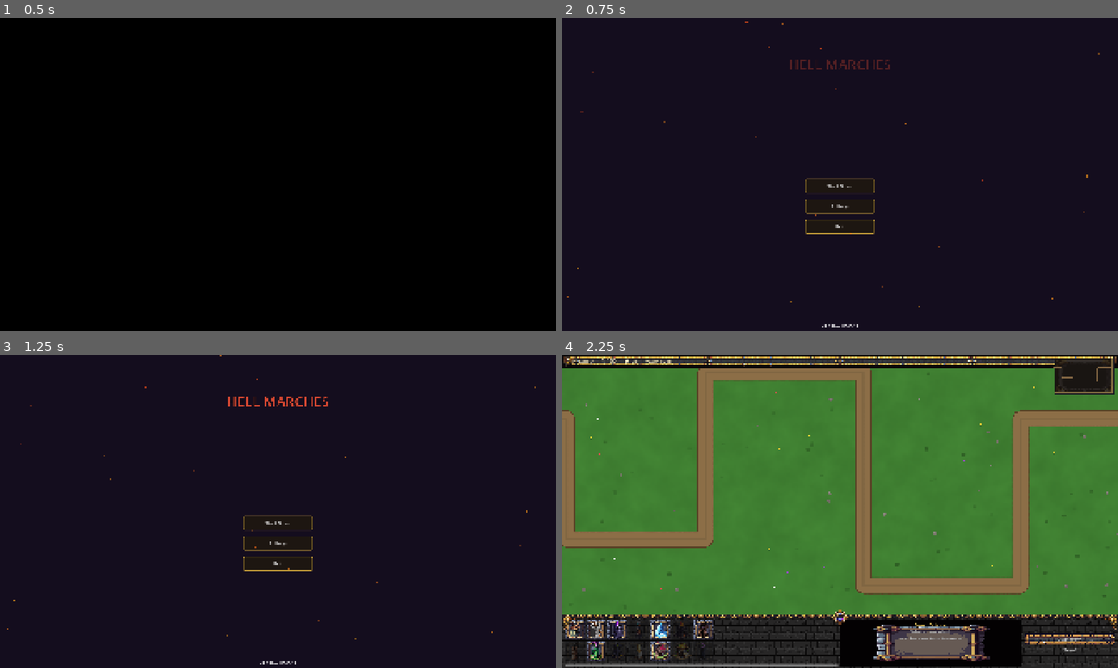
Above: before the commit, frames 1-4 (two rows, left to right).
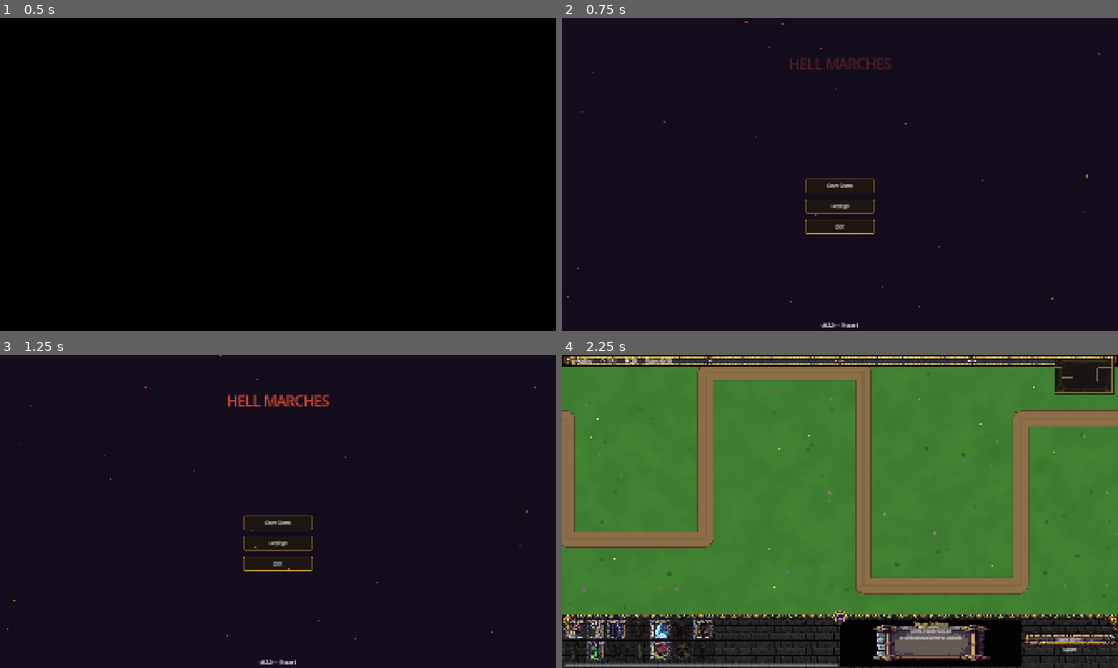
Above: after the commit, the same moments.

Repository: illertriller/tower-defense
Game: Godot game, scene res://scenes/ui/start_menu.tscn
Two runs of this game, one before a commit and one after it. Both use one fixed random seed, a clock stepped at 60 frames per second and the inputs below. Video files are missing from this copy of the repository; at most half a second of black plays in their place.
Inputs (mouse positions are in pixels of both pictures, inside the frame that each line leads up to):
- Up to frame 1 (0.5 s): no input
- Up to frame 2 (0.75 s): tap Enter at 0.5 s; move the mouse to (962, 158) at 0.52 s; hold Right (ui_right) from 0.53 s (still down); tap 1 at 0.6 s; click (962, 158) at 0.67 s
- Up to frame 3 (1.25 s): keep holding Right (ui_right); tap Space at 0.77 s
- Up to frame 4 (2.25 s): release Right (ui_right) at 1.25 s; click "Start Game" at 1.25 s; click "Level 1 The Valley" at 2 s

Frame 1 is identical in both runs. In frame 2, 0.4% of the frame differs, in the area x 41-60%, y 12-99%; in frame 3, 0.5%; in frame 4, 0.8%, in the area x 0-100%, y 0-96%.

Commit message:
Enable MSDF font rendering for crisp text at any resolution

Diff:
--- a/project.godot
+++ b/project.godot
@@ -29,6 +29,10 @@
 window/stretch/mode="canvas_items"
 window/stretch/aspect="expand"
 
+[gui]
+
+theme/default_font_multichannel_signed_distance_field=true
+
 [editor_plugins]
 
 enabled=PackedStringArray("res://addons/GDScript.h8.Palette/plugin.cfg")
